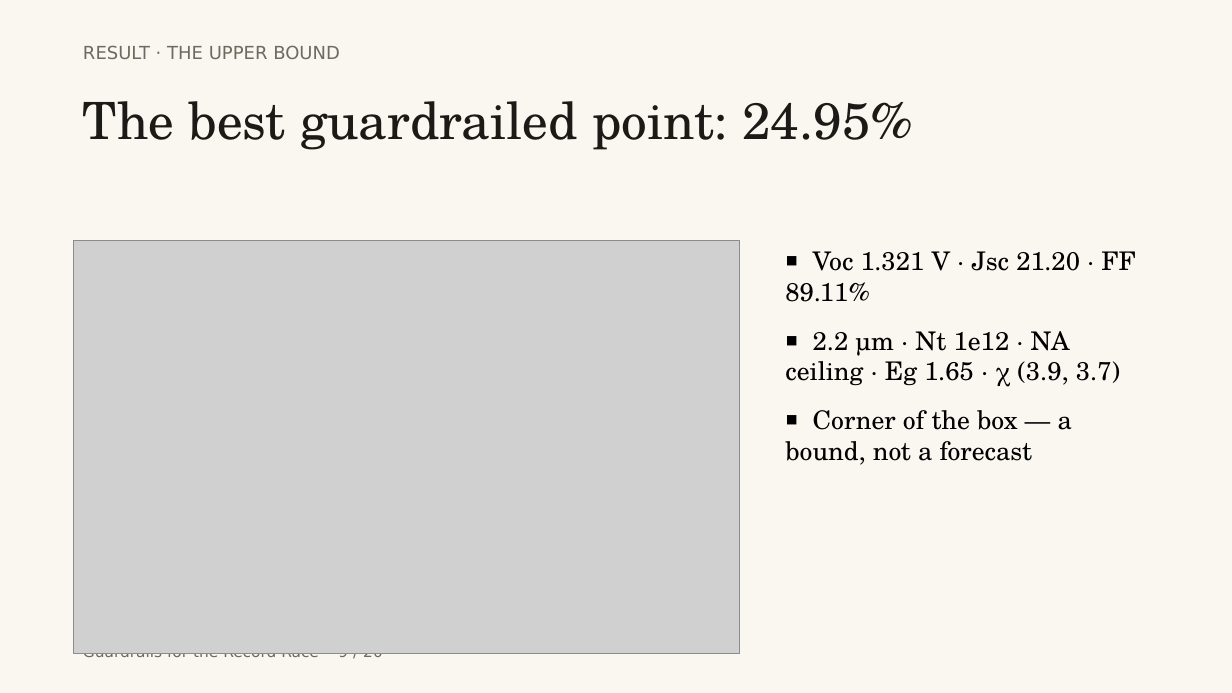
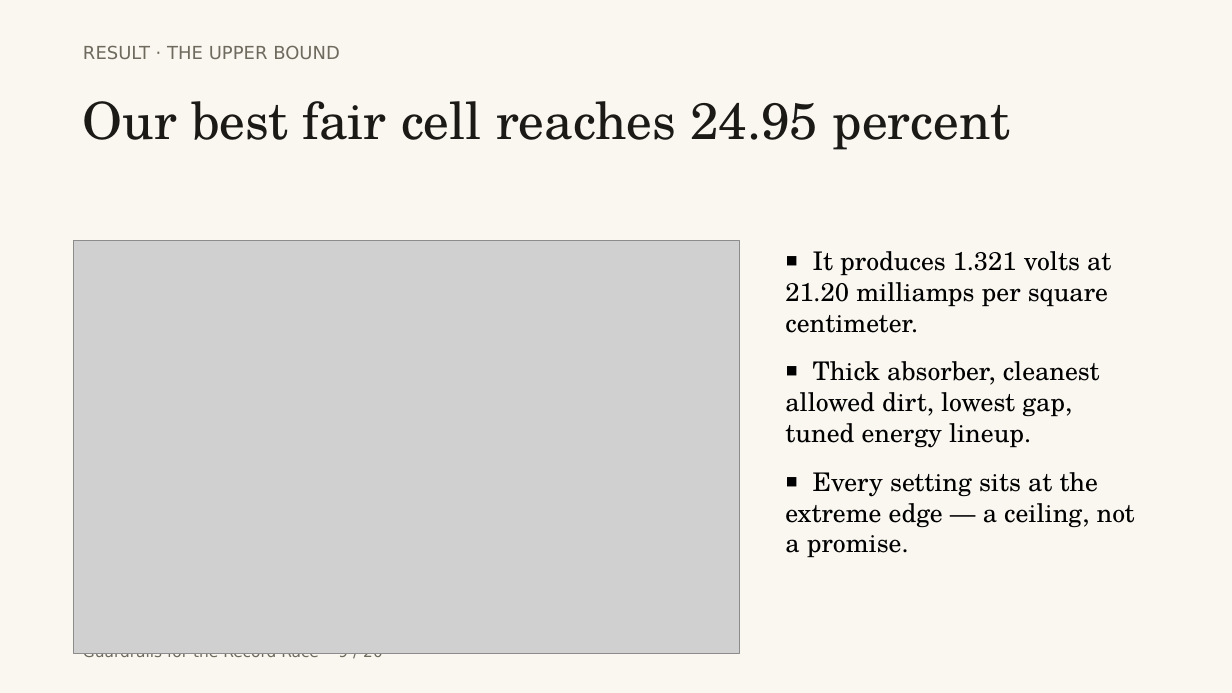
Before and after one commit to touhidsiddiqueeraj-bit/cspbi3-cbts-guardrailed, a slide deck: slide 9 of opendesign/mockups/record-race-deck/record-race-deck.pptx. Drawn at 1232x693 pixels with LibreOffice and Linux fonts; fonts in the diff are those of the drawing; grey boxes stand for pictures. Boxes give left, top, right and bottom in pixels: in the first picture for what was removed or moved away, otherwise in the second. Text is boxed around its words. In the diff, an @@ line names an element or a change of style, - is before the commit and + after.

```diff
--- a/opendesign/mockups/record-race-deck/record-race-deck.pptx
+++ b/opendesign/mockups/record-race-deck/record-race-deck.pptx
@@ text at (x1=83, y1=101, x2=1011, y2=150): text changed @@
-The best guardrailed point: 24.95%
+Our best fair cell reaches 24.95 percent
@@ text at (x1=785, y1=251, x2=1135, y2=558): text changed @@
-▪ Voc 1.321 V · Jsc 21.20 · FF 89.11%
-▪ 2.2 µm · Nt 1e12 · NA ceiling · Eg 1.65 · χ (3.9, 3.7)
-▪ Corner of the box — a bound, not a forecast
+▪ It produces 1.321 volts at 21.20 milliamps per square centimeter.
+▪ Thick absorber, cleanest allowed dirt, lowest gap, tuned energy lineup.
+▪ Every setting sits at the extreme edge — a ceiling, not a promise.
```
Also in this commit, not shown: 19 other slides changed, 2 other files.
